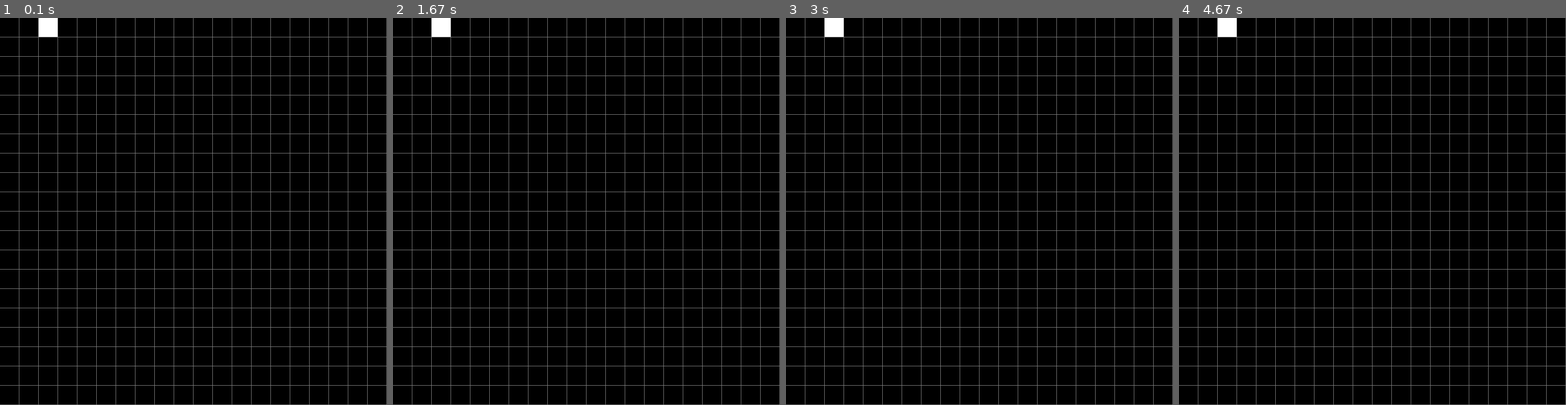
Above: before the commit, frames 1-4 (left to right).
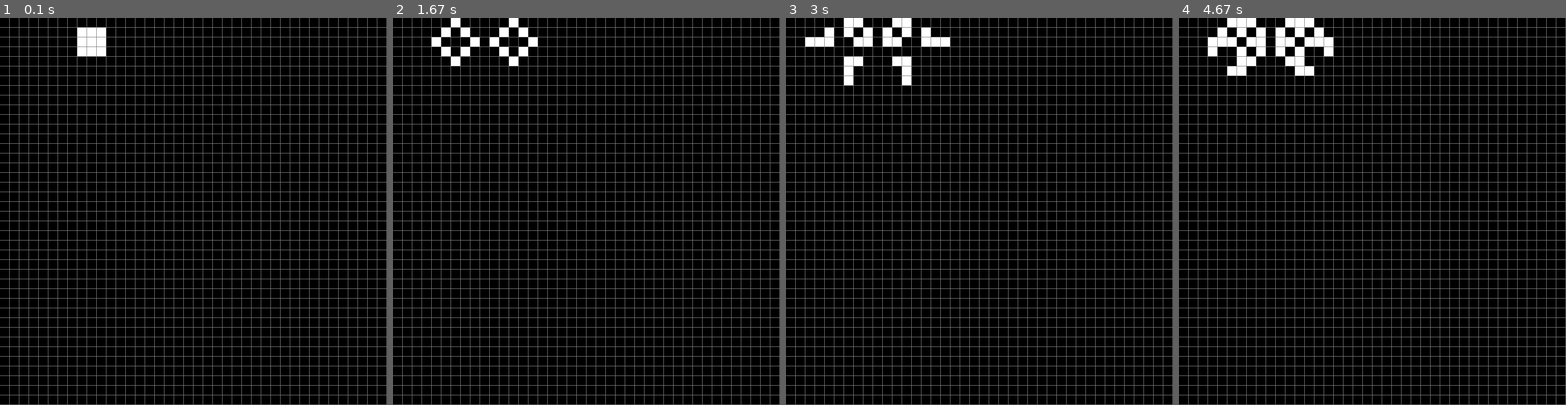
Above: after the commit, the same moments.

Repository: leodomingue/Conway-s-Game-of-Life-Pygame
Game: pygame game, started from app.py
Two runs of this game, one before a commit and one after it. Both use one fixed random seed, a clock stepped at 60 frames per second and the inputs below.
Inputs:
- Up to frame 1 (0.1 s): no input
- Up to frame 2 (1.67 s): no input
- Up to frame 3 (3 s): no input
- Up to frame 4 (4.67 s): no input

The runs differ from the first frame. In frame 1, 5.5% of the frame differs, in the area x 0-100%, y 0-100%; in frame 2, 5.8%; in frame 3, 6.5%; in frame 4, 6.8%.

Commit message:
funcional

Diff:
--- a/life_engine.py
+++ b/life_engine.py
@@ -0,0 +1,51 @@
+from grid import Grid
+class Engine:
+    def __init__(self, width, height, cell_size):
+        self.grid = Grid(width,height,cell_size)
+        self.cells_grid = self.grid.cells_grid
+        self.rows = len(self.cells_grid)
+        self.cols = len(self.cells_grid[0])
+
+        self.temp_grid = [[0 for _ in range(self.cols)] for _ in range(self.rows)]
+
+    def draw(self, window):
+        self.grid.draw(window)
+
+    def valid_position(self, position):
+        if position[0] < 0 or position[0] >= self.rows or position[1] < 0 or position[1] >= self.cols:
+            return False
+        else:
+            return True
+
+    def count_live_cells_neighbors(self, row_pos, col_pos):
+        total_neighbors = 0
+
+        possible_neighbors = [(0,1),(0,-1),(1,0),(-1,0),(1,1),(-1,-1),(1,-1),(-1,1)]
+
+        for neighbor in possible_neighbors:
+            neighbor_pos = (row_pos + neighbor[0], col_pos + neighbor[1])
+            if (self.valid_position(neighbor_pos) and self.cells_grid[neighbor_pos[0]][neighbor_pos[1]] ==1):
+                total_neighbors += 1
+        return total_neighbors
+
+    def update(self):
+        """Update the grid based on the Game of Life rules."""
+        for row in range(self.rows):
+            for col in range(self.cols):
+                neighbors = self.count_live_cells_neighbors(row, col)
+                cell_value = self.cells_grid[row][col]
+
+                # Apply the Game of Life rules
+                if cell_value == 1:
+                    if neighbors < 2 or neighbors > 3:
+                        self.temp_grid[row][col] = 0  # Cell dies
+                    else:
+                        self.temp_grid[row][col] = 1  # Cell survives
+                else:
+                    if neighbors == 3:
+                        self.temp_grid[row][col] = 1  # Cell is born
+                    else:
+                        self.temp_grid[row][col] = 0  # Cell stays dead
+
+        # Swap the grids
+        self.cells_grid, self.temp_grid = self.temp_grid, self.cells_grid
--- a/menu.py
+++ b/menu.py
@@ -1,8 +1,6 @@
 import pygame
 import COLORS as colors
-from grid import Grid
-
-
+from life_engine import Engine
 
 
 class App:
@@ -16,14 +14,24 @@
         self.clock = pygame.time.Clock()
 
         #frames
-        self.FPS = 60
+        self.FPS = 10
 
         # Grid cell size
-        self.cell_size = 40
+        self.cell_size = 20
 
         # Create an instance of the Grid class
-        self.grid = Grid(self.WINDOW_WIDTH, self.WINDOW_HEIGHT,self.cell_size)
-        self.grid.cells_grid[0][2] = 1
+        self.grid = Engine(self.WINDOW_WIDTH, self.WINDOW_HEIGHT,self.cell_size)
+        self.grid.cells_grid[1][8] = 1
+        self.grid.cells_grid[1][9] = 1
+        self.grid.cells_grid[1][10] = 1
+
+        self.grid.cells_grid[2][8] = 1
+        self.grid.cells_grid[2][10] = 1
+        self.grid.cells_grid[3][8] = 1
+        self.grid.cells_grid[3][9] = 1
+        self.grid.cells_grid[3][10] = 1
+
+        self.grid.cells_grid[2][9] = 1
 
 
     def run(self):
@@ -38,6 +46,8 @@
                     pygame.quit()
                     exit()
 
+            self.grid.update()
+
             # Draw the grid onto the screen
             self.grid.draw(self.screen)
 
